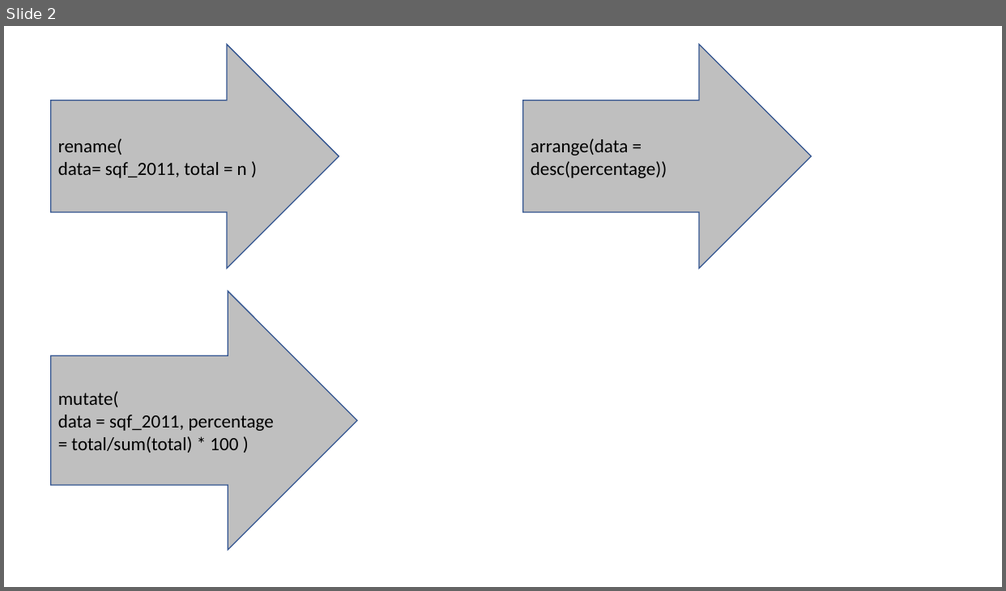
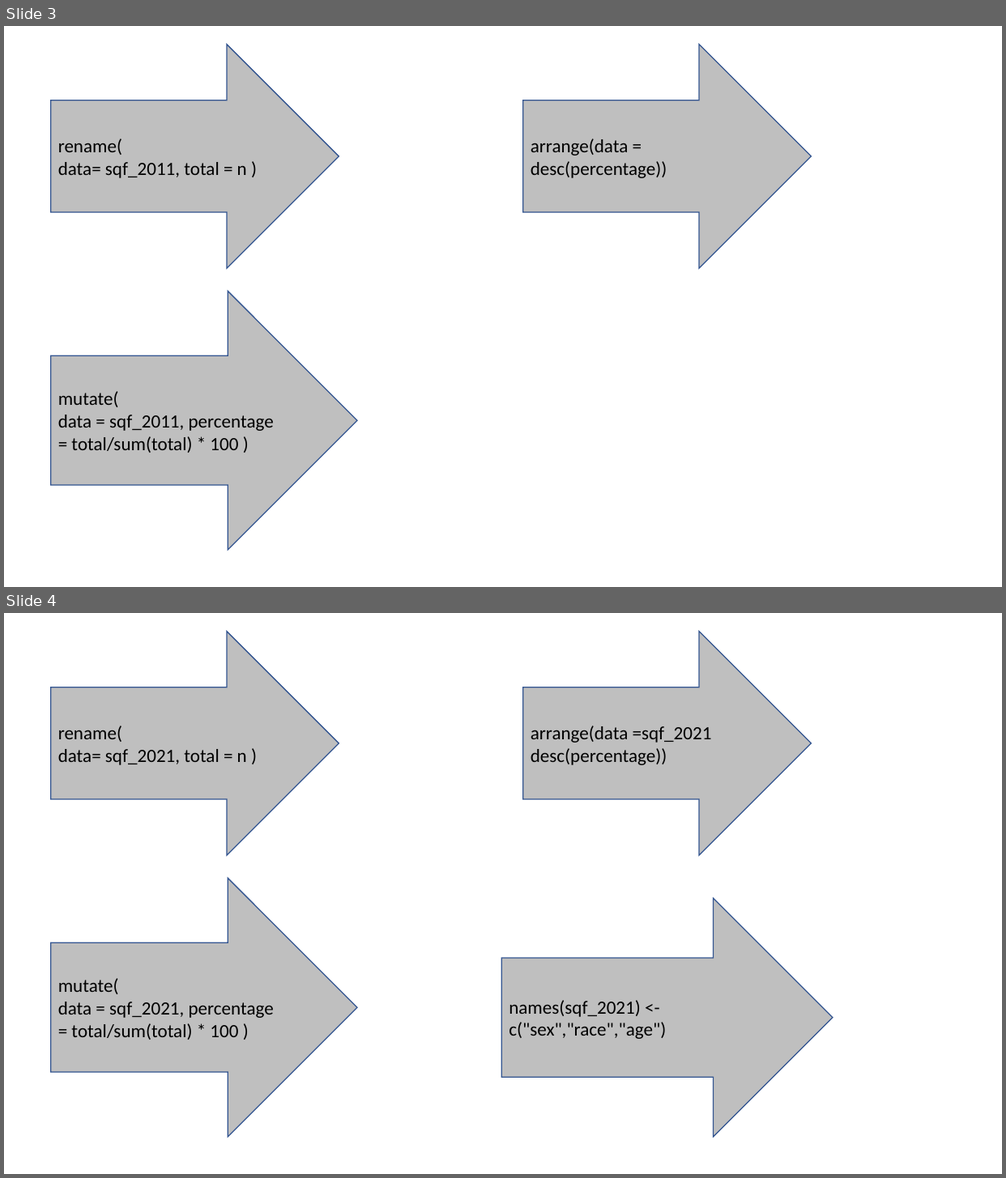
Before and after one commit to Nics-Github/NECOMMIT-2023, a slide deck: activity/arrows.pptx. Shown one above the other, each under a label of ours: slide 2 before the commit, slides 3 and 4 after it. The pictures are 1006x591 and 1006x1178 pixels, drawn with LibreOffice and Linux fonts; fonts in the diff are those of the drawing. Boxes give left, top, right and bottom in pixels: in the first picture for what was removed or moved away, otherwise in the second. Text is boxed around its words. In the diff, an @@ line names an element or a change of style, - is before the commit and + after.

Commit message:
Commiting class presentation and arrows update

```diff
--- a/activity/arrows.pptx
+++ b/activity/arrows.pptx
@@ slide 4 added at [4,613,1002,1174], background #FFFFFF @@
@@ right arrow added at [50,632,339,855], fill #BFBFBF, outline #325491 1 pt, 18 pt, text #000000 @@
+rename(
+data= sqf_2021, total = n )
@@ right arrow added at [523,632,812,855], fill #BFBFBF, outline #325491 1 pt, 18 pt, text #000000 @@
+arrange(data =sqf_2021 desc(percentage))
@@ right arrow added at [50,878,356,1137], fill #BFBFBF, outline #325491 1 pt, 18 pt, text #000000 @@
+mutate(
+data = sqf_2021, percentage = total/sum(total) * 100 )
@@ right arrow added at [502,898,833,1137], fill #BFBFBF, outline #325491 1 pt, 18 pt, text #000000 @@
+names(sqf_2021) <- c("sex","race","age")
@@ what was slide 2 is now slide 3 @@
```
Also in this commit, not shown: 1 slide changed, 1 other slide added, 3 other files.
